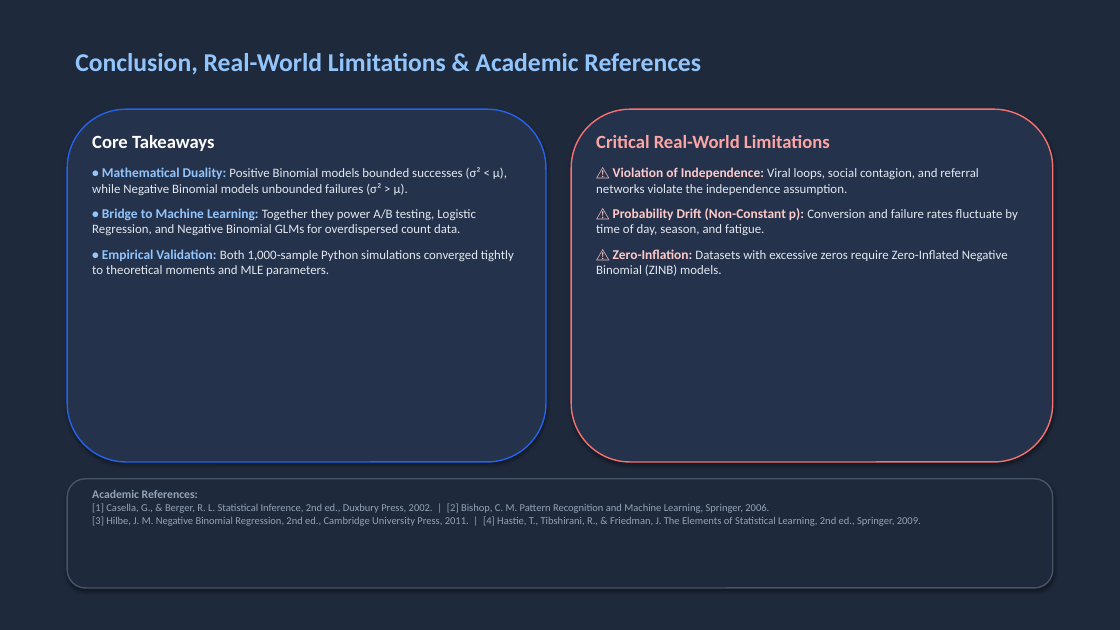
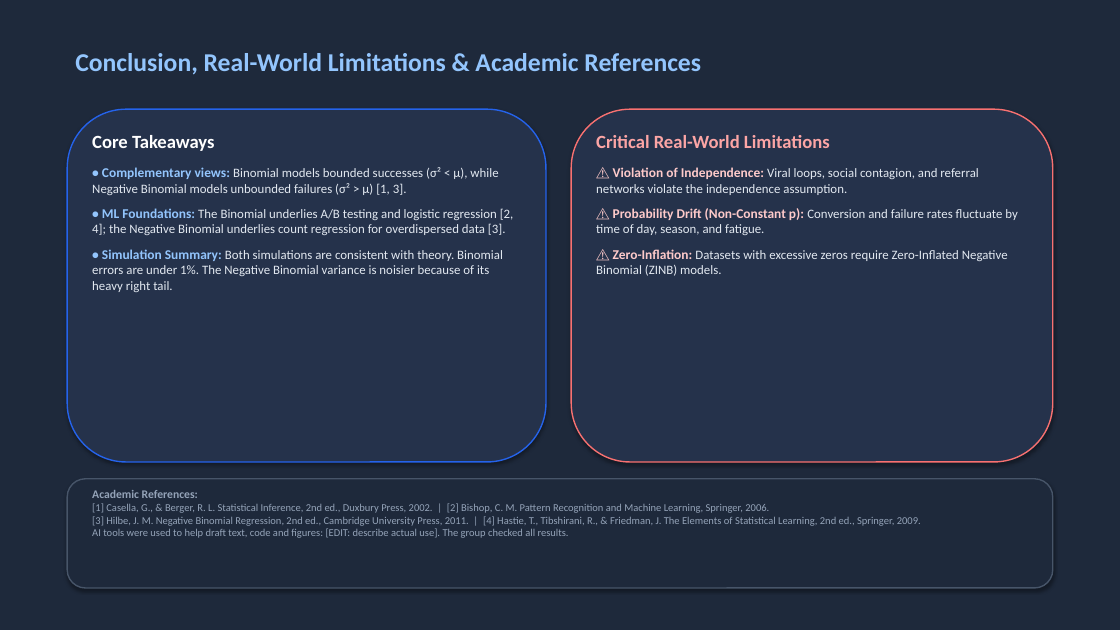
Before and after one commit to TariqYouhana/stat-probability-distributions-ml, a slide deck: slide 15 of slides.pptx. Drawn at 1120x630 pixels with LibreOffice and Linux fonts; fonts in the diff are those of the drawing. Boxes give left, top, right and bottom in pixels: in the first picture for what was removed or moved away, otherwise in the second. Text is boxed around its words. In the diff, an @@ line names an element or a change of style, - is before the commit and + after.

Commit message:
Apply rubric fixes: pooled A/B test, CDF median, Binomial naming, NB mechanism, title & citations

```diff
--- a/slides.pptx
+++ b/slides.pptx
@@ text at (x1=92, y1=167, x2=514, y2=292): text changed @@
-• Mathematical Duality: Positive Binomial models bounded successes (σ² < μ), while Negative Binomial models unbounded failures (σ² > μ).
-• Bridge to Machine Learning: Together they power A/B testing, Logistic Regression, and Negative Binomial GLMs for overdispersed count data.
-• Empirical Validation: Both 1,000-sample Python simulations converged tightly to theoretical moments and MLE parameters.
+• Complementary views: Binomial models bounded successes (σ² < μ), while Negative Binomial models unbounded failures (σ² > μ) [1, 3].
+• ML Foundations: The Binomial underlies A/B testing and logistic regression [2, 4]; the Negative Binomial underlies count regression for overdispersed data [3].
+• Simulation Summary: Both simulations are consistent with theory. Binomial errors are under 1%. The Negative Binomial variance is noisier because of its heavy right tail.
@@ text at (x1=92, y1=503, x2=921, y2=538): text changed @@
-[1] Casella, G., & Berger, R. L. Statistical Inference, 2nd ed., Duxbury Press, 2002. | [2] Bishop, C. M. Pattern Recognition and Machine Learning, Springer, 2006.
-[3] Hilbe, J. M. Negative Binomial Regression, 2nd ed., Cambridge University Press, 2011. | [4] Hastie, T., Tibshirani, R., & Friedman, J. The Elements of Statistical Learning, 2nd ed., Springer, 2009.
+[1] Casella, G., & Berger, R. L. Statistical Inference, 2nd ed., Duxbury Press, 2002. | [2] Bishop, C. M. Pattern Recognition and Machine Learning, Springer, 2006.
+[3] Hilbe, J. M. Negative Binomial Regression, 2nd ed., Cambridge University Press, 2011. | [4] Hastie, T., Tibshirani, R., & Friedman, J. The Elements of Statistical Learning, 2nd ed., Springer, 2009.
+AI tools were used to help draft text, code and figures: [EDIT: describe actual use]. The group checked all results.
```
Also in this commit, not shown: 9 other slides changed, 11 other files.
